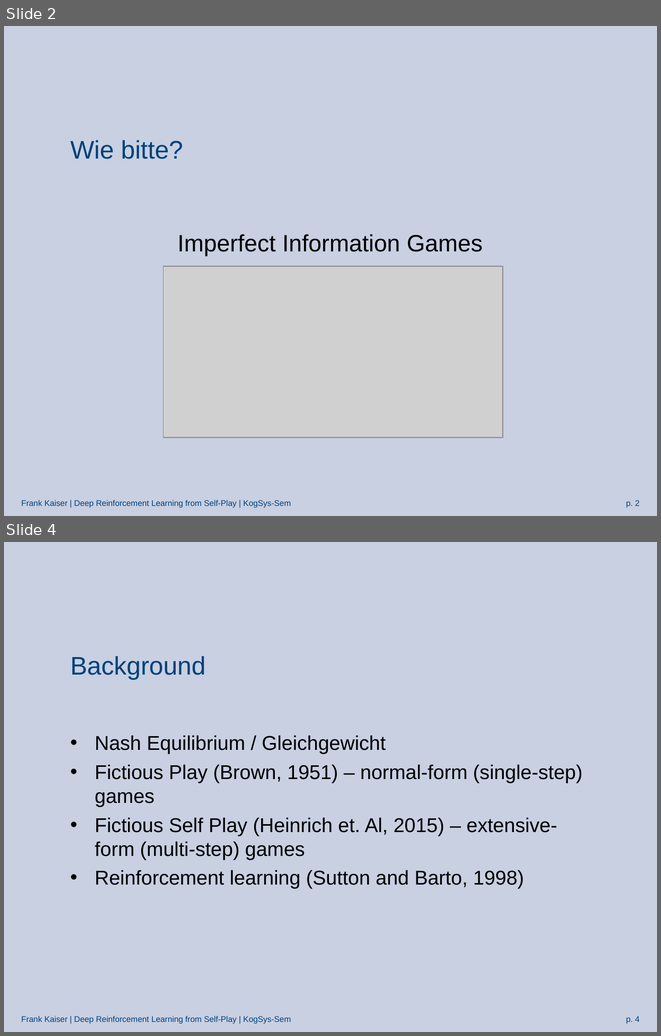
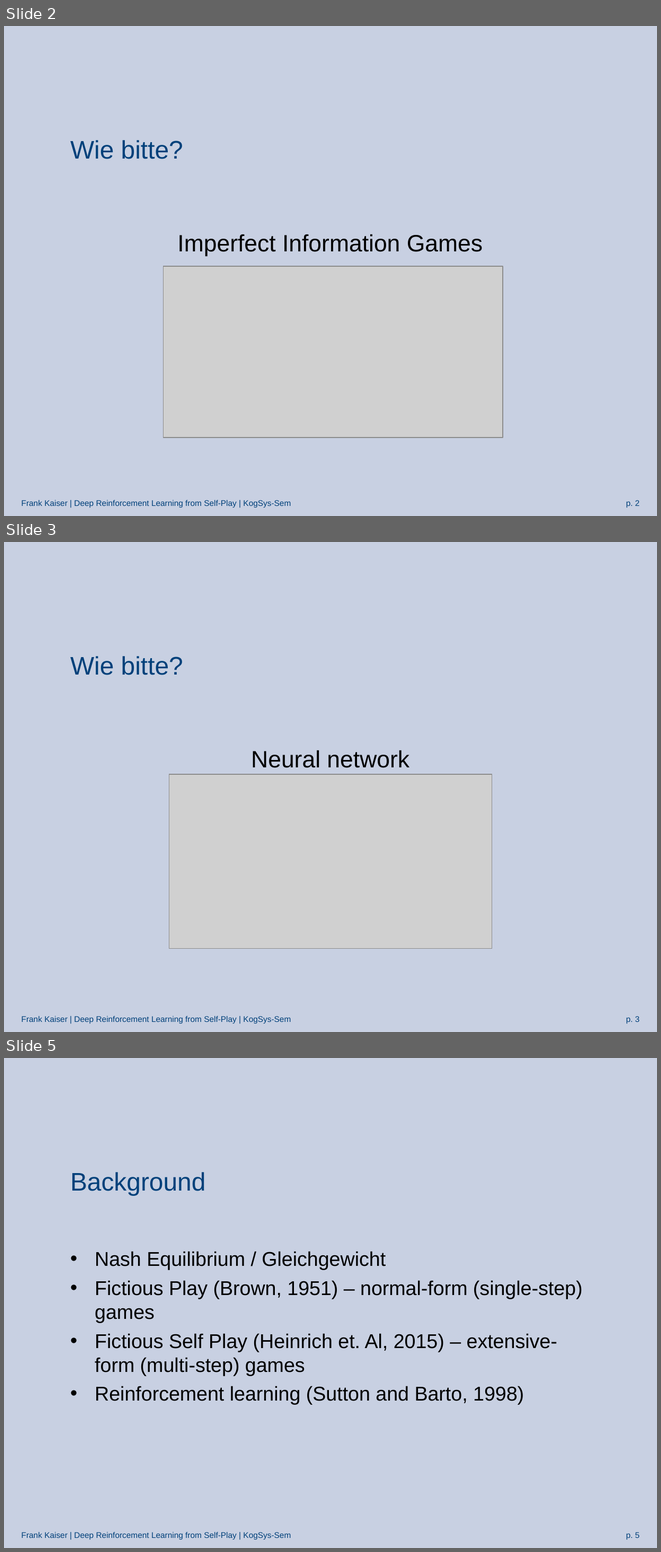
Before and after one commit to Arosares/studies, a slide deck: KogSys-Sem/Präsentation_nfsp.odp. Shown one above the other, each under a label of ours: slides 2 and 4 before the commit, slides 2, 3 and 5 after it; the slides between them are not shown. The pictures are 661x1036 and 661x1552 pixels, drawn with LibreOffice and Linux fonts; fonts in the diff are those of the drawing; grey boxes stand for pictures; background and template pictures are left out. Boxes give left, top, right and bottom in pixels: in the first picture for what was removed or moved away, otherwise in the second. Text is boxed around its words. In the diff, an @@ line names an element or a change of style, - is before the commit and + after.

```diff
--- a/KogSys-Sem/Präsentation_nfsp.odp
+++ b/KogSys-Sem/Präsentation_nfsp.odp
@@ slide 3 added at box(4, 542, 657, 1032), background picture (left out); not listed: 2 template elements that a slide beside it also shows @@
@@ title added at box(70, 656, 183, 675), 28 pt, text #00407A @@
+Wie bitte?
@@ subtitle added at box(251, 750, 409, 768), 26 pt, text #000000 @@
+Neural network
@@ picture added at box(169, 775, 492, 948) @@
@@ what was slide 4 is now slide 5 @@
@@ page number at box(626, 1532, 640, 1539): text changed @@
-p. 4
+p. 5
```
Also in this commit, not shown: 2 slides changed, 3 other slides added, 2 slides removed, 9 other files.
